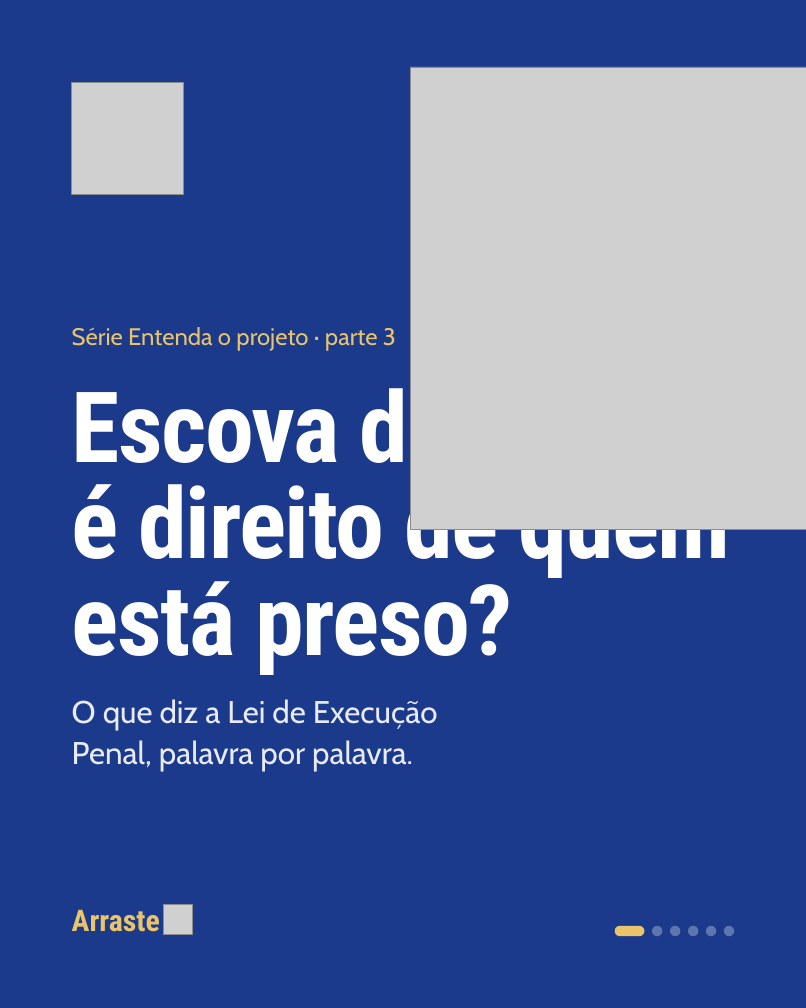
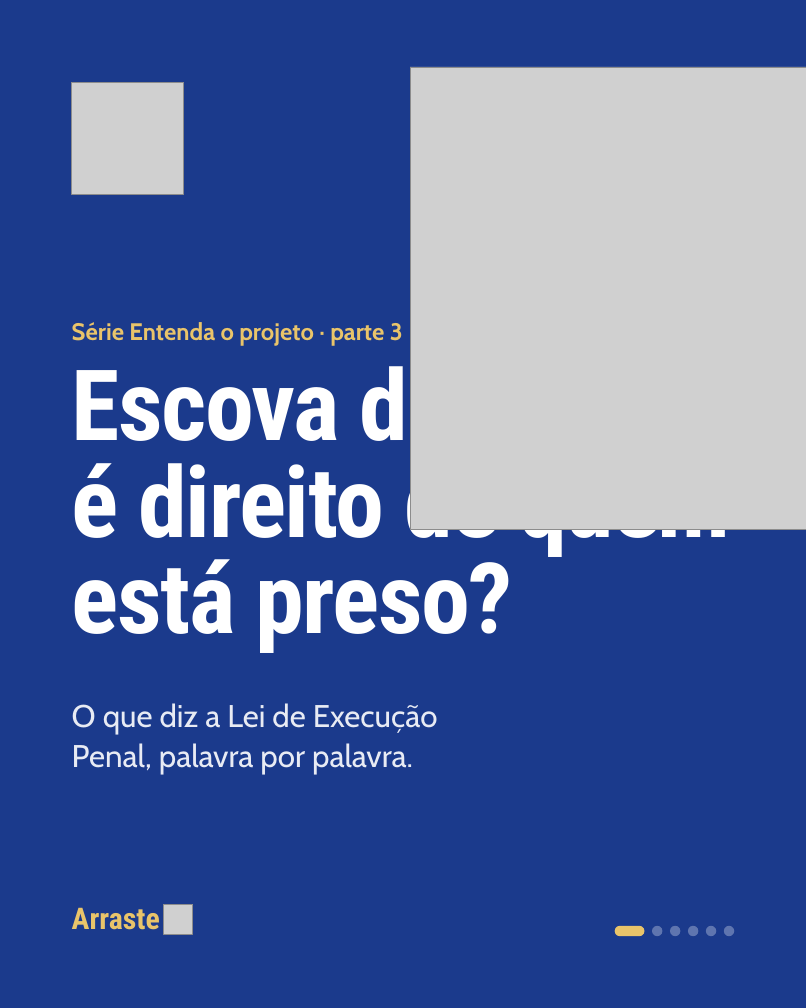
Before and after one commit to GabrielMedici/Efeito-Rebote, a slide deck: slide 1 of entregas/posts/site/kit/editavel/efeito-rebote-sex-16-10.pptx. Drawn at 806x1008 pixels with LibreOffice and Linux fonts; fonts in the diff are those of the drawing; grey boxes stand for pictures. Boxes give left, top, right and bottom in pixels: in the first picture for what was removed or moved away, otherwise in the second. Text is boxed around its words. In the diff, an @@ line names an element or a change of style, - is before the commit and + after.

```diff
--- a/entregas/posts/site/kit/editavel/efeito-rebote-sex-16-10.pptx
+++ b/entregas/posts/site/kit/editavel/efeito-rebote-sex-16-10.pptx
@@ text "Série Entenda o projeto · ..." at [72, 322, 403, 346]: bold on @@
@@ text "Escova de dente é direito ...": place and size @@
-text "Escova de dente é direito ..." at [72, 373, 731, 675]
+text "Escova de dente é direito ..." at [72, 351, 731, 653]
@@ text "O que diz a Lei ...": place and size @@
-text "O que diz a Lei ..." at [72, 699, 438, 771]
+text "O que diz a Lei ..." at [72, 703, 438, 775]
```
Also in this commit, not shown: 5 other slides changed, 18 other files.
